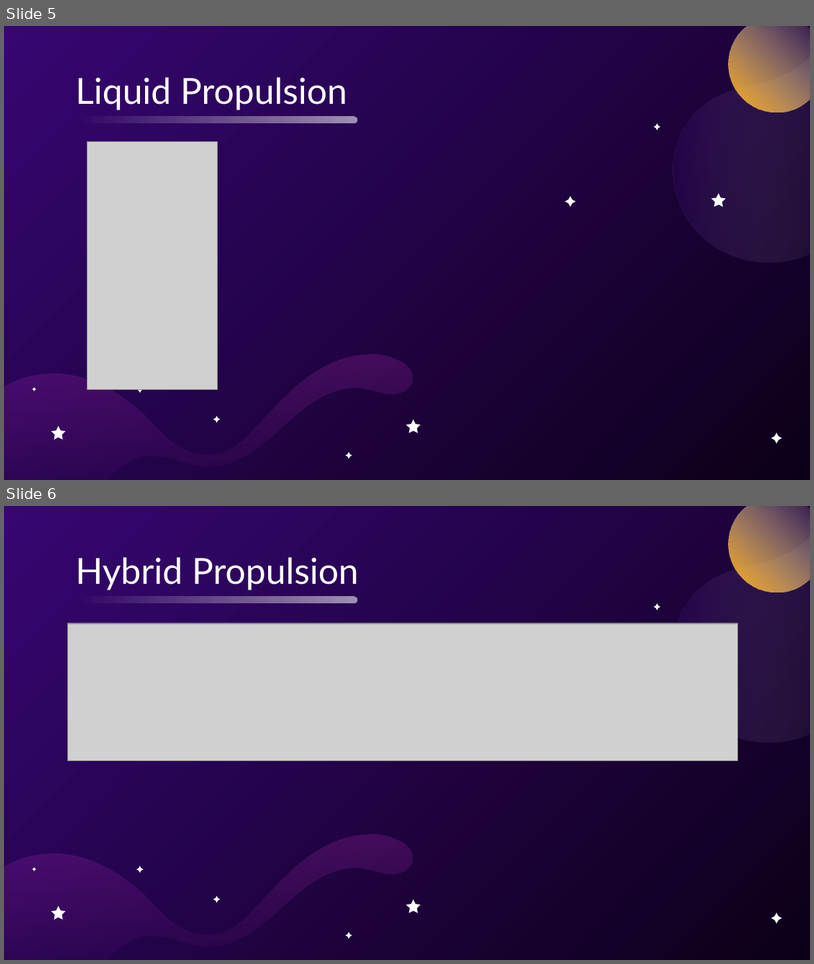
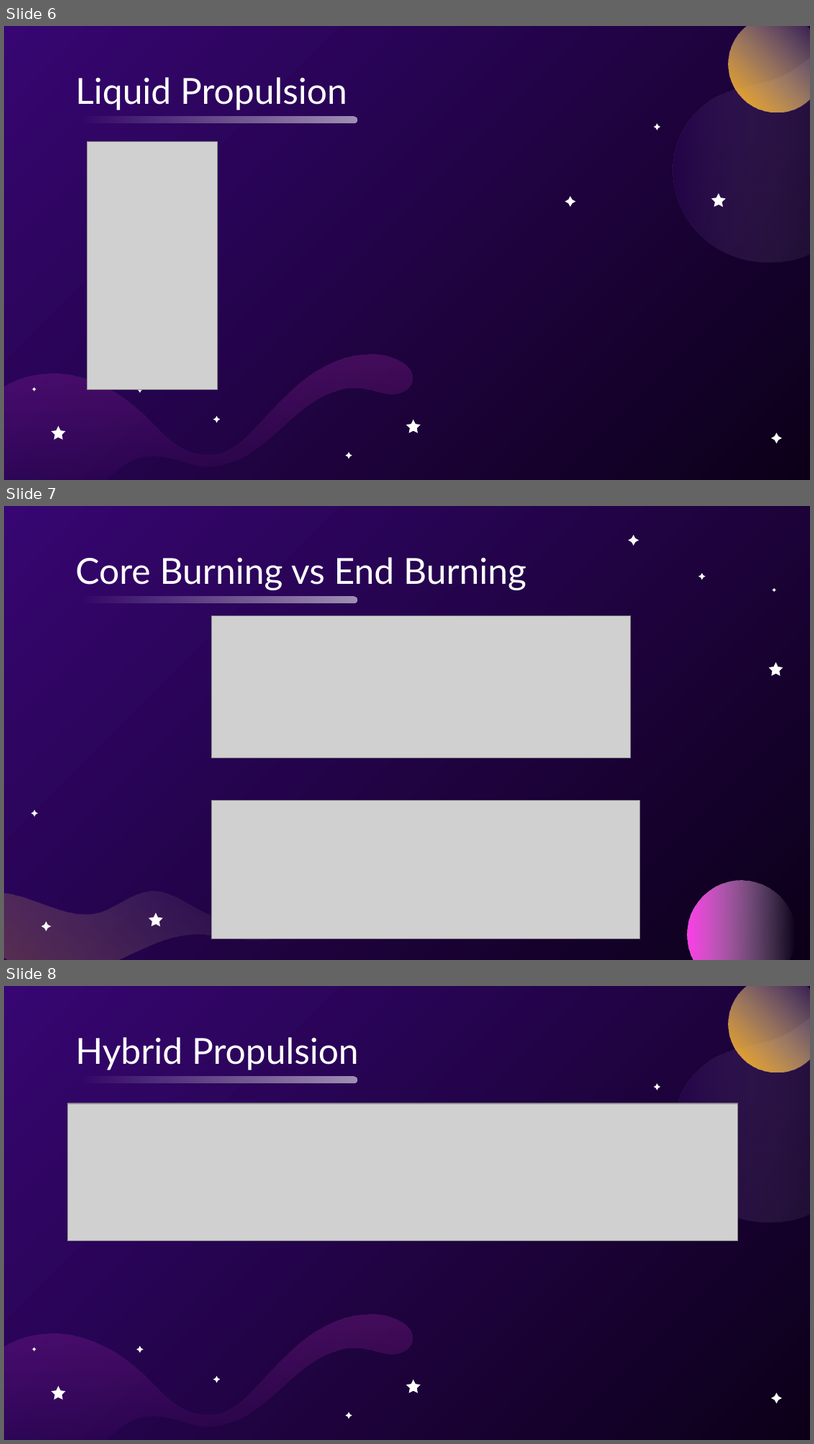
Before and after one commit to usedgenes/Rocketry-Curriculum, a slide deck: Beginner/Day 3/Rocket Motors.pptx. Shown one above the other, each under a label of ours: slides 5 and 6 before the commit, slides 6, 7 and 8 after it. The pictures are 814x964 and 814x1444 pixels, drawn with LibreOffice and Linux fonts; fonts in the diff are those of the drawing; grey boxes stand for pictures. Boxes give left, top, right and bottom in pixels: in the first picture for what was removed or moved away, otherwise in the second. Text is boxed around its words. In the diff, an @@ line names an element or a change of style, - is before the commit and + after.

```diff
--- a/Beginner/Day 3/Rocket Motors.pptx
+++ b/Beginner/Day 3/Rocket Motors.pptx
@@ slide 7 added at bbox=[4, 506, 810, 960], background gradient #0C0019 to #370672 @@
@@ title added at bbox=[75, 557, 527, 590], 32 pt, text #FFFFFF @@
+Core Burning vs End Burning
@@ freeform shape added at bbox=[699, 573, 707, 580], fill #F9FBFC @@
@@ rounded rectangle added at bbox=[77, 596, 358, 604], fill gradient #FFFFFF @@
@@ picture added at bbox=[212, 615, 631, 757] @@
@@ group added at bbox=[31, 535, 784, 931]: 6 freeform shapes @@
@@ picture added at bbox=[212, 800, 640, 939] @@
@@ freeform shape added at bbox=[4, 890, 293, 960], fill gradient #FFAB0C to #FFFFFF @@
@@ ellipse added at bbox=[688, 880, 796, 960], fill gradient #FF3FEA to #FFFFFF @@
@@ what was slide 5 is now slide 6 @@
@@ what was slide 6 is now slide 8 @@
```
Also in this commit, not shown: 1 other file.
